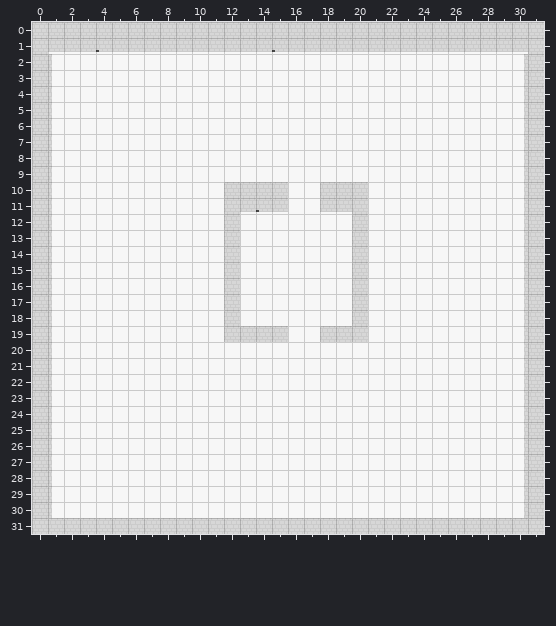
Tiled map: src/assets/map/room.tmx. Above: the version before the commit.
Cells are 16x16 px. Shown: x 0..31, y 0..31.
And afterwards:
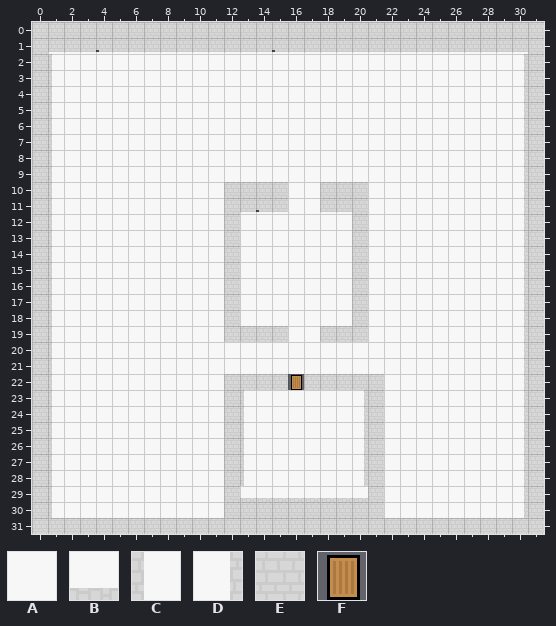
Key: from "walls": A 0, B 1, C 2, D 3, E 5, F 7.
_ is an empty cell.
Tiles replaced or removed in this view: A.
Difference:
Changed rows in their new state; . is an unchanged cell.
Layer "Tile Layer 1":
first column x 12:
22 EEEEFEEEEE
23 EC......DE
24 EC......DE
25 EC......DE
26 EC......DE
27 EC......DE
28 EC......DE
29 EBBBBBBBBE
30 EEEEEEEEEE
